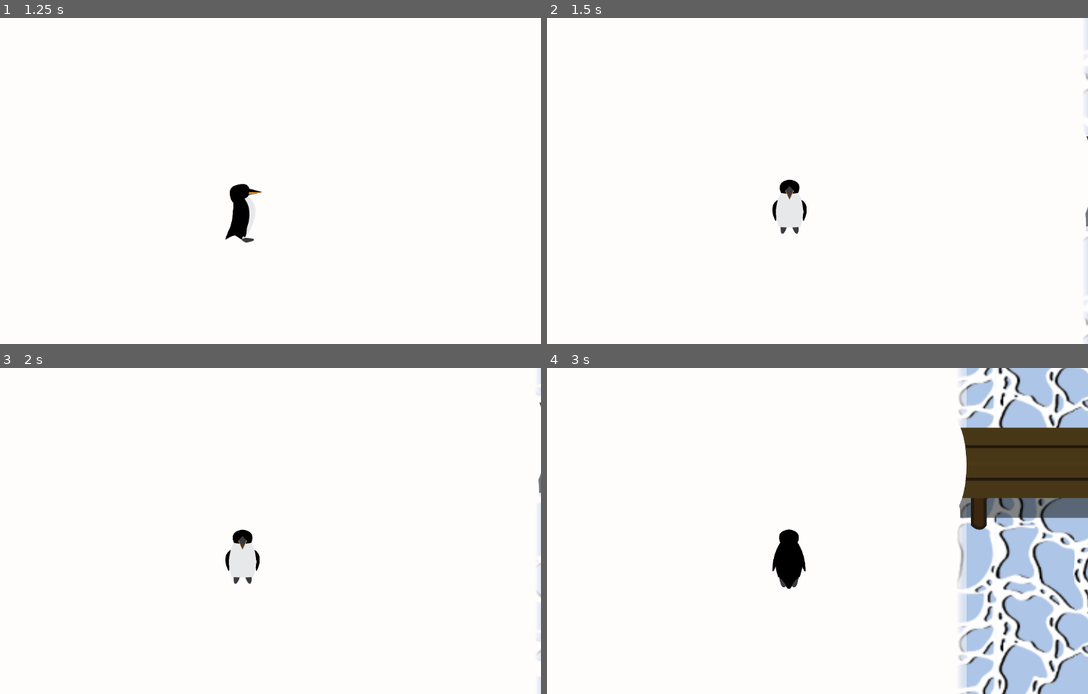
Above: before the commit, frames 1-4 (two rows, left to right).
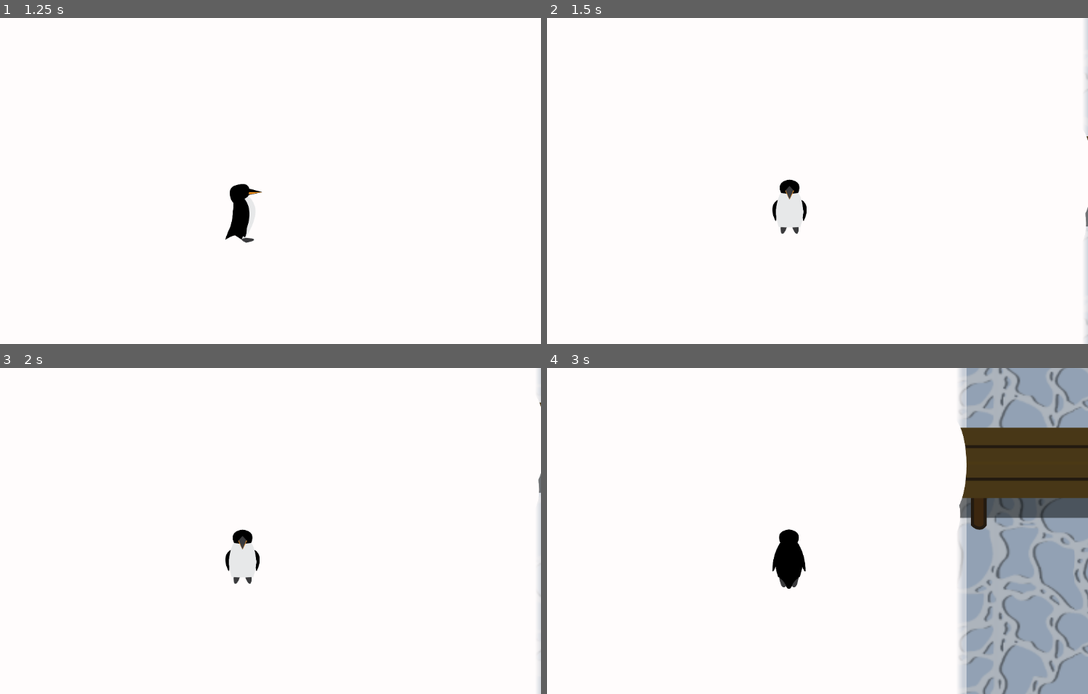
Above: after the commit, the same moments.

Repository: gkdjldgs/Wintergame9
Game: Godot game, scene res://main.tscn
Two runs of this game, one before a commit and one after it. Both use one fixed random seed, a clock stepped at 60 frames per second and the inputs below.
Inputs:
- Up to frame 1 (1.25 s): tap Enter at 0.5 s; hold D (right) from 0.53 s (still down); tap Alt at 0.6 s
- Up to frame 2 (1.5 s): tap Space at 1.25 s; release D (right) at 1.28 s; hold S (back) from 1.28 s (still down); tap Shift at 1.35 s
- Up to frame 3 (2 s): keep holding S (back)
- Up to frame 4 (3 s): tap Enter at 2 s; release S (back) at 2.03 s; hold D (right) 2.03-2.78 s; tap Alt at 2.1 s; hold W (forward) from 2.78 s (still down); tap Shift at 2.85 s

Frame 1 is identical in both runs. In frame 2, less than 0.1% of the frame differs, in the area x 99-100%, y 9-97%; in frame 3, less than 0.1%; in frame 4, 17%, in the area x 76-100%, y 0-100%.

Commit message:
DARKICE
Added some ice boarders to the water, so it doesnt go on forever

Diff:
--- a/main.tscn
+++ b/main.tscn
@@ -6,6 +6,8 @@
 [ext_resource type="PackedScene" uid="uid://ciw52kvx5ymnm" path="res://actual_penguin.tscn" id="3_h2yge"]
 [ext_resource type="Texture2D" uid="uid://d4g6njwqu3jfr" path="res://images/bridge.png" id="5_lquwl"]
 [ext_resource type="Texture2D" uid="uid://djojkc3sjmxsl" path="res://images/igloo.png" id="6_7mycd"]
+[ext_resource type="Texture2D" uid="uid://b1i748fwet3xe" path="res://images/sdf.png" id="7_5vw27"]
+[ext_resource type="Texture2D" uid="uid://bgr8gsdirok3p" path="res://ice.png" id="8_kek77"]
 
 [sub_resource type="TileSetAtlasSource" id="TileSetAtlasSource_h2yge"]
 texture = ExtResource("2_0xm2m")
@@ -96,7 +98,10 @@
 radius = 5.0
 
 [sub_resource type="RectangleShape2D" id="RectangleShape2D_7mycd"]
-size = Vector2(237, 182)
+size = Vector2(465, 182)
+
+[sub_resource type="RectangleShape2D" id="RectangleShape2D_272bh"]
+size = Vector2(302, 92)
 
 [node name="Node2D" type="Node2D"]
 
@@ -147,5 +152,30 @@
 texture = ExtResource("6_7mycd")
 
 [node name="CollisionShape2D" type="CollisionShape2D" parent="StaticBody2D"]
-position = Vector2(222, 108)
+position = Vector2(228.5, 108)
 shape = SubResource("RectangleShape2D_7mycd")
+
+[node name="Area2D" type="Area2D" parent="StaticBody2D"]
+
+[node name="CollisionShape2D" type="CollisionShape2D" parent="StaticBody2D/Area2D"]
+position = Vector2(225, 189)
+shape = SubResource("RectangleShape2D_272bh")
+
+[node name="Sdf" type="Sprite2D" parent="."]
+modulate = Color(0.7204674, 0.7204675, 0.7204674, 1)
+z_index = -5
+position = Vector2(759, 329)
+scale = Vector2(0.29446292, 0.29446292)
+texture = ExtResource("7_5vw27")
+
+[node name="Ice" type="Sprite2D" parent="."]
+modulate = Color(1, 1, 1, 0.8862745)
+position = Vector2(866.00006, 833.00006)
+scale = Vector2(0.23061574, 0.13986298)
+texture = ExtResource("8_kek77")
+
+[node name="Ice2" type="Sprite2D" parent="."]
+modulate = Color(1, 1, 1, 0.8862745)
+position = Vector2(870, -115)
+scale = Vector2(0.2326778, 0.08474406)
+texture = ExtResource("8_kek77")
Binary file added: ice.png
Not shown, added: ice.png.import
Binary file added: images/sdf.png
Not shown, added: images/sdf.png.import
Not shown: 1 places in main.tscn that only renumber resources
